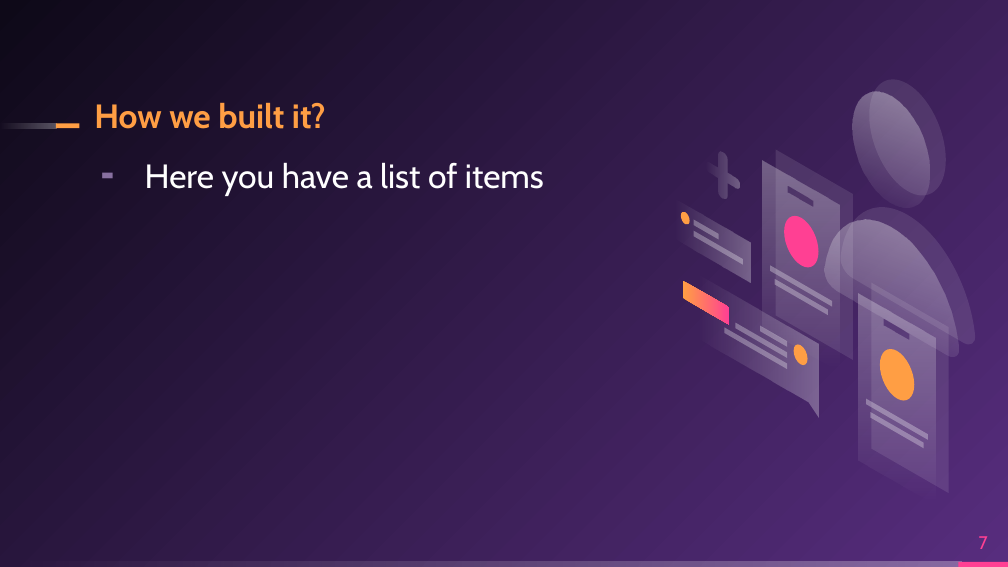
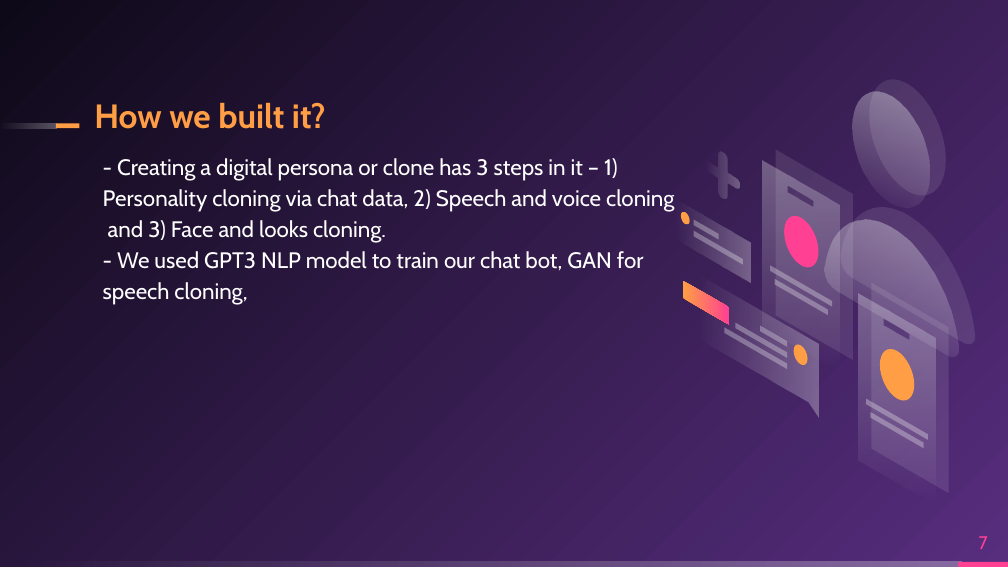
Before and after one commit to sacredvoid/hackUMass22, a slide deck: slide 7 of Meta-Indentity.pptx. Drawn at 1008x567 pixels with LibreOffice and Linux fonts; fonts in the diff are those of the drawing. Boxes give left, top, right and bottom in pixels: in the first picture for what was removed or moved away, otherwise in the second. Text is boxed around its words. In the diff, an @@ line names an element or a change of style, - is before the commit and + after.

Commit message:
female voice, ppt change

```diff
--- a/Meta-Indentity.pptx
+++ b/Meta-Indentity.pptx
@@ text at <box>103,158,674,305</box>: text changed; size 24 to 16 pt @@
-╸ Here you have a list of items
+- Creating a digital persona or clone has 3 steps in it – 1) Personality cloning via chat data, 2) Speech and voice cloning and 3) Face and looks cloning.
+- We used GPT3 NLP model to train our chat bot, GAN for speech cloning,
```
Also in this commit, not shown: 4 other slides changed, 2 slides added, 3 other files.
